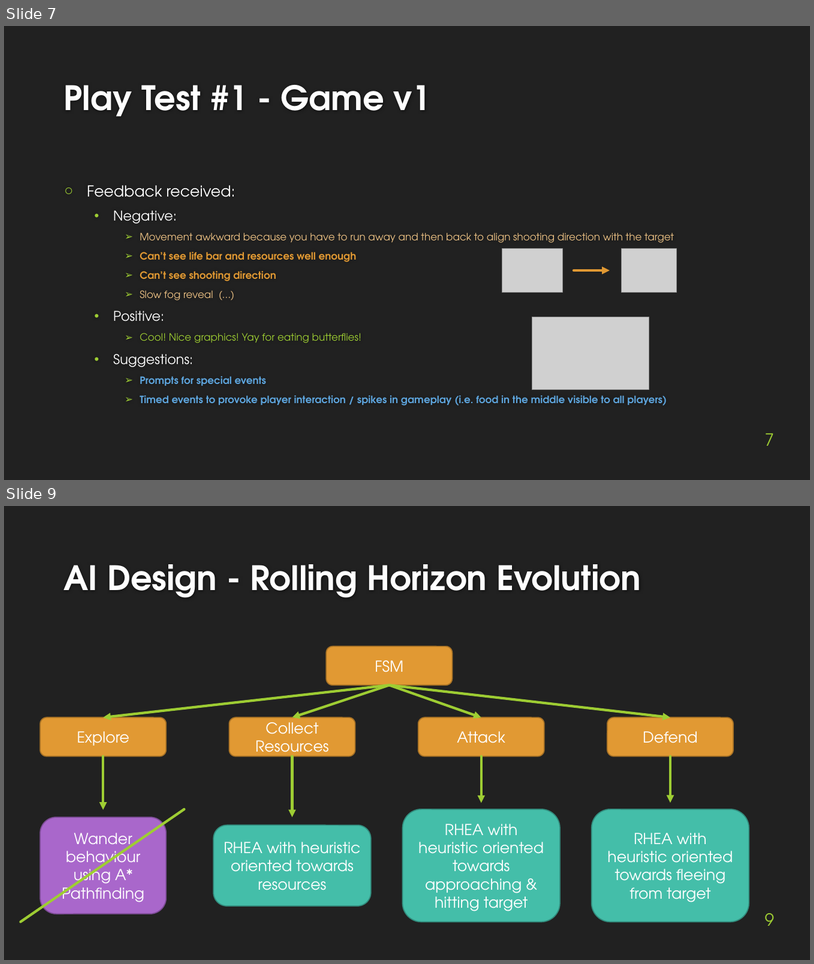
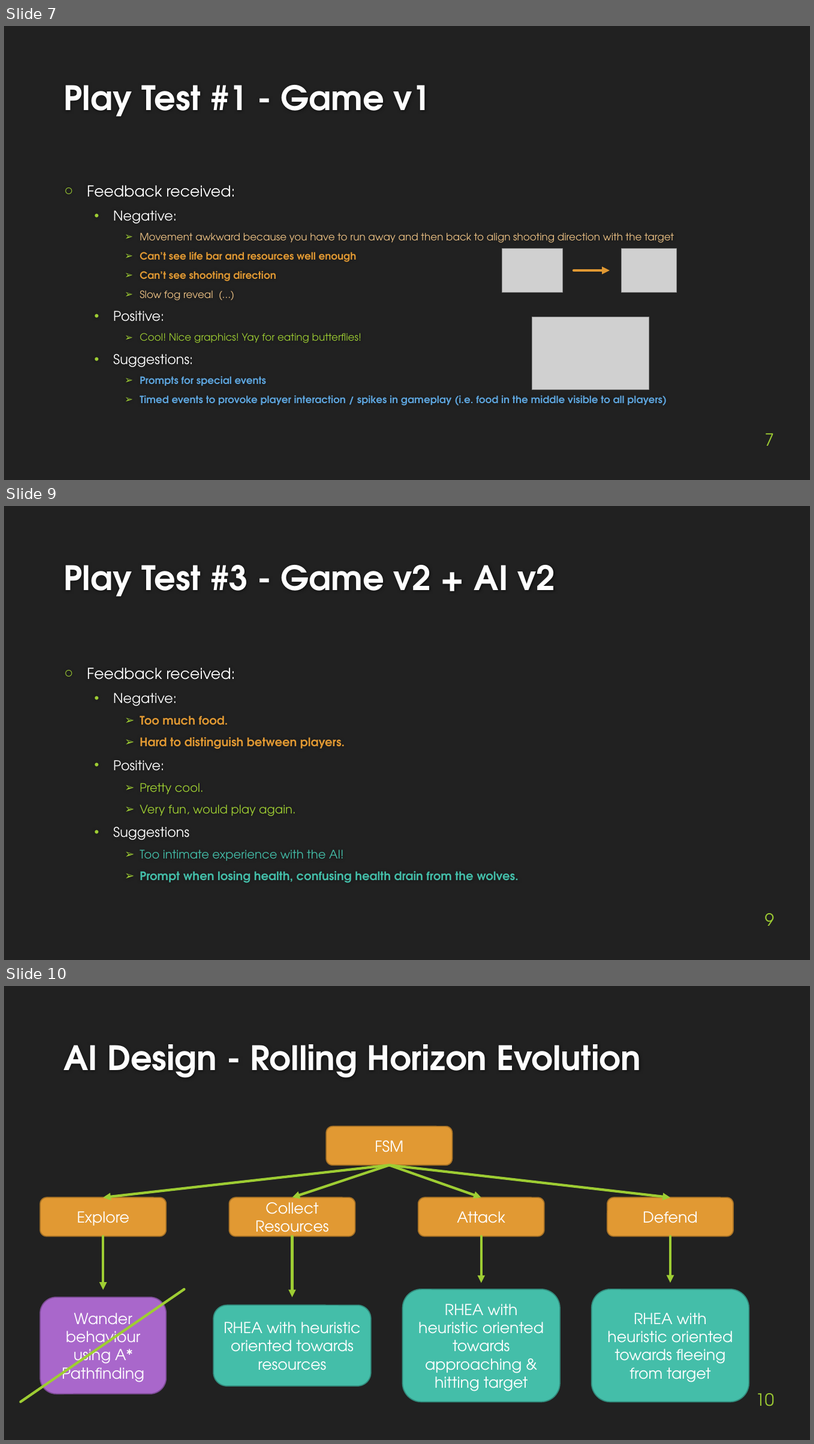
Before and after one commit to rdgain/Hunger-Games-VGDL, a slide deck: docs/final presentation.pptx. Shown one above the other, each under a label of ours: slides 7 and 9 before the commit, slides 7, 9 and 10 after it; the slides between them are not shown. The pictures are 814x964 and 814x1444 pixels, drawn with LibreOffice and Linux fonts; fonts in the diff are those of the drawing; grey boxes stand for pictures; background and template pictures are left out. Boxes give left, top, right and bottom in pixels: in the first picture for what was removed or moved away, otherwise in the second. Text is boxed around its words. In the diff, an @@ line names an element or a change of style, - is before the commit and + after.

Commit message:
Playtest #3 feedback + tweaks
- food values adjusted and less butterflies
- prompt for when wolves are biting

```diff
--- a/docs/final presentation.pptx
+++ b/docs/final presentation.pptx
@@ slide 9 added at bbox=[4, 506, 810, 960], background #212121 @@
@@ title added at bbox=[63, 565, 555, 597], 40 pt, text #FEFEFE, bold @@
+Play Test #3 - Game v2 + AI v2
@@ text added at bbox=[87, 667, 519, 883], 14 pt, text #44BEA9 @@
+○ Feedback received:
+  • Negative:
+    ➢ Too much food.
+    ➢ Hard to distinguish between players.
+  • Positive:
+    ➢ Pretty cool.
+    ➢ Very fun, would play again.
+  • Suggestions
+    ➢ Too intimate experience with the AI!
+    ➢ Prompt when losing health, confusing health drain from the wolves.
@@ page number added at bbox=[765, 913, 775, 925], 20 pt, text #9ECD33 @@
+9
@@ what was slide 9 is now slide 10 @@
@@ page number at bbox=[756, 1393, 774, 1406]: text changed @@
-9
+10
```
Also in this commit, not shown: 1 slide changed, 4 other files.
